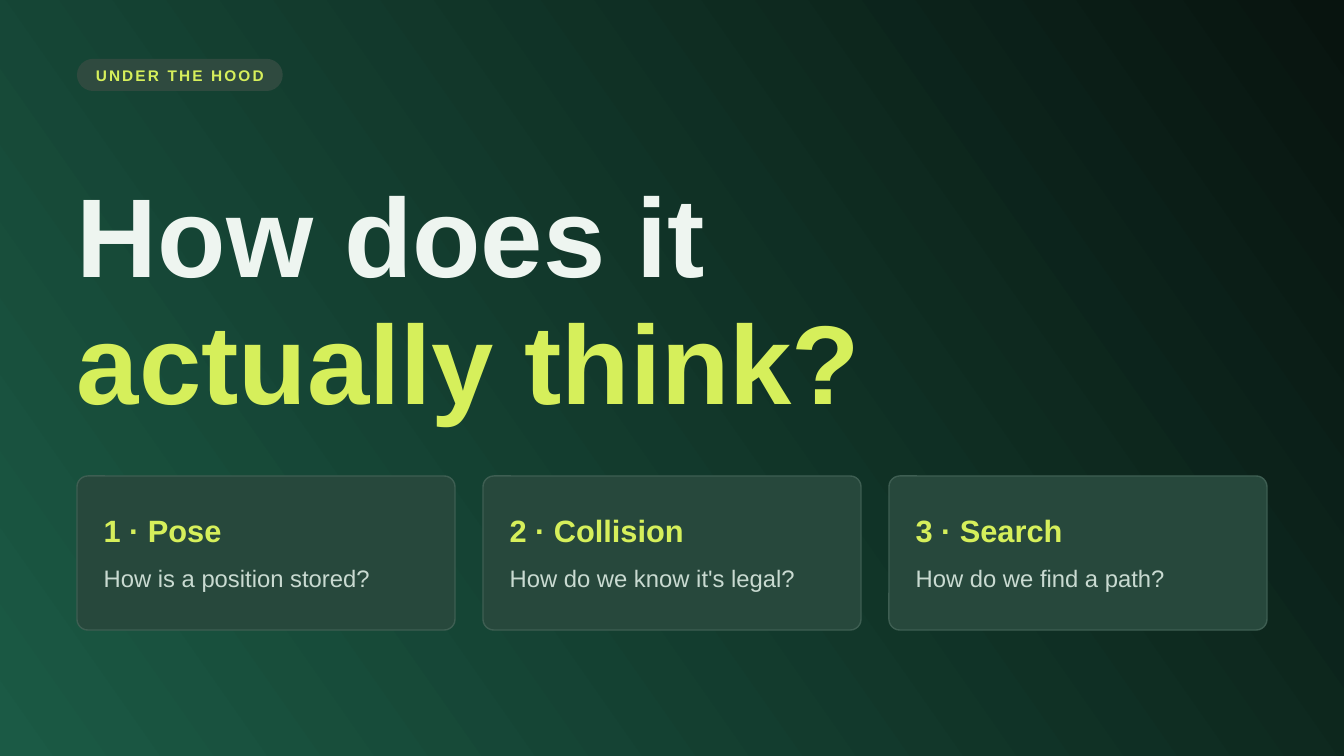
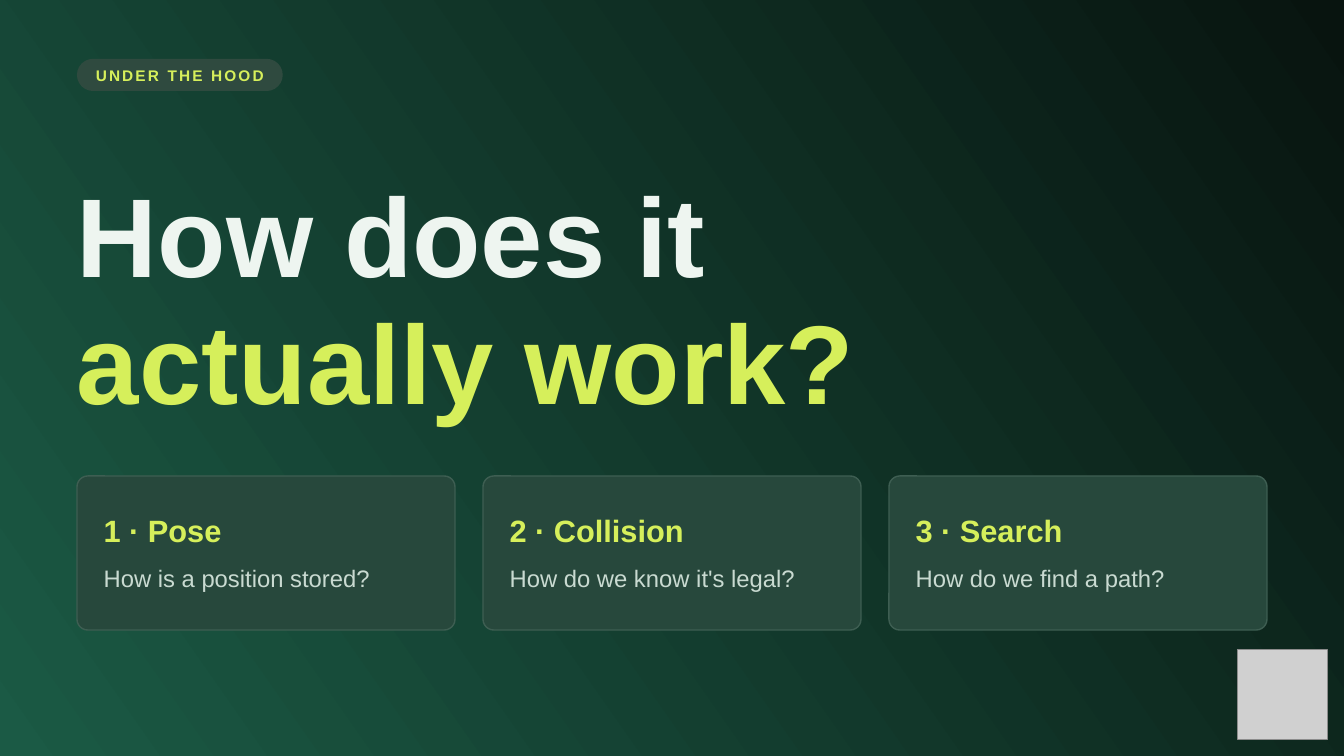
Before and after one commit to volcano1998/FurnitureSim_3D, a slide deck: slide 17 of slides/CanItFit.pptx (slide 9 before the commit). Drawn at 1344x756 pixels with LibreOffice and Linux fonts; fonts in the diff are those of the drawing; grey boxes stand for pictures. Boxes give left, top, right and bottom in pixels: in the first picture for what was removed or moved away, otherwise in the second. Text is boxed around its words. In the diff, an @@ line names an element or a change of style, - is before the commit and + after.

```diff
--- a/slides/CanItFit.pptx
+++ b/slides/CanItFit.pptx
@@ text at (77,323,854,424): text changed @@
-actually think?
+actually work?
@@ picture added at (1238,649,1328,739) @@
```
Also in this commit, not shown: 12 other slides changed, 11 slides added, 4 slides removed, 16 other files.
